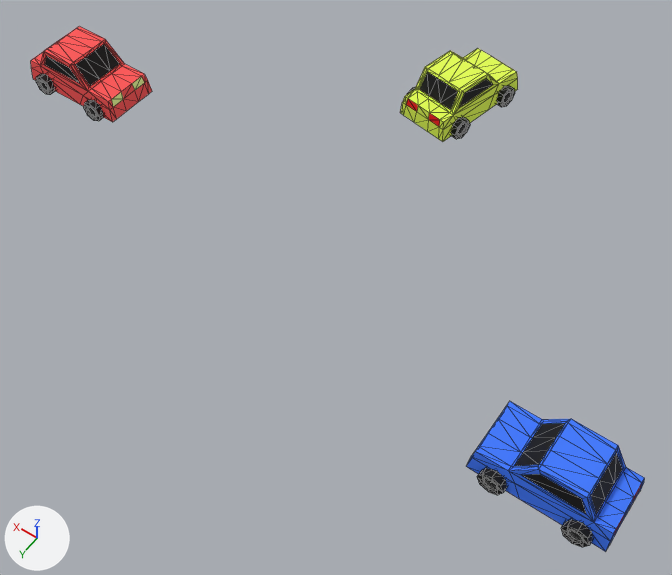
Two versions of the FBX model Unity/SpaceConsonance/Assets/3D/voiture.fbx, one commit apart.
One viewpoint serves both versions: a 50 mm lens placed at (-10.48, 21.44, 12.14), pointed at (-4.66, 13.29, -0.68). Lighting does not change. The marker at lower left points along +X, +Y and +Z. Mesh edges are drawn as thin lines. Where no turn or scale is listed for an object, it has been applied to the vertices.

In view in the first picture: 'voiture'.
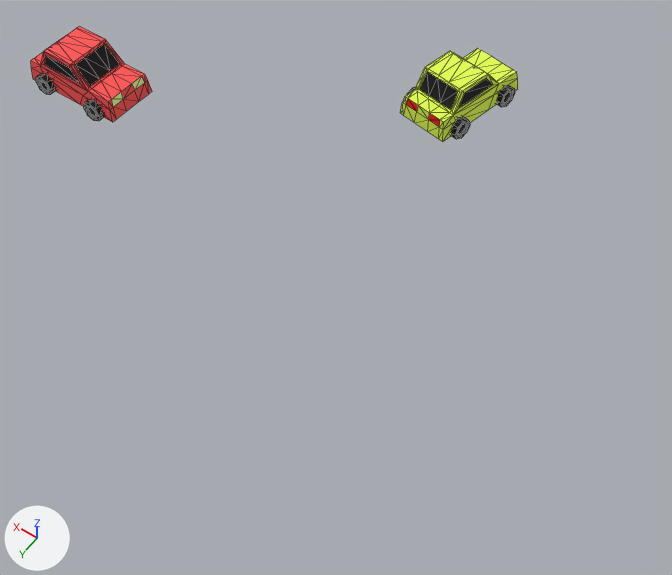
Edits to the scene script, one JSON object a line:
```json
{"block": "me_mesh", "where": "me_mesh.from_pydata(...)  # 520 vertices, 878 faces; spans x -8.92..4.33, y 3.52..11.34, z 0.2..1.16"}
{"block": "me_mesh", "where": "# used by ob_voiture; location = (-1.65, 4.21, 0.01)"}
{"block": "me_mesh", "change": "me_mesh part 1: the loose piece of 92 vertices spanning x -8.92..-6.79, y 10.16..11.24, z 0.31..1.16 is deleted"}
{"block": "me_mesh", "change": "me_mesh part 2: the loose piece of 33 vertices spanning x -7.42..-7.01, y 11.15..11.34, z 0.2..0.62 is deleted"}
{"block": "me_mesh", "change": "me_mesh part 3: the loose piece of 33 vertices spanning x -8.7..-8.29, y 11.15..11.34, z 0.2..0.62 is deleted"}
```

Pixel boxes (x1, y1, x2, y2) of what changed, in the pictures (672 x 575 px):
```json
{"object": "voiture", "change": "reshaped", "before": [31, 26, 645, 552], "after": [31, 26, 518, 142], "on screen": "21% narrower, 78% shorter"}
{"part": 1, "of": "me_mesh", "change": "deleted", "before": [466, 401, 645, 552], "on screen": "blue"}
{"part": 2, "of": "me_mesh", "change": "deleted", "before": [477, 468, 507, 495]}
{"part": 3, "of": "me_mesh", "change": "deleted", "before": [561, 519, 593, 547]}
```
